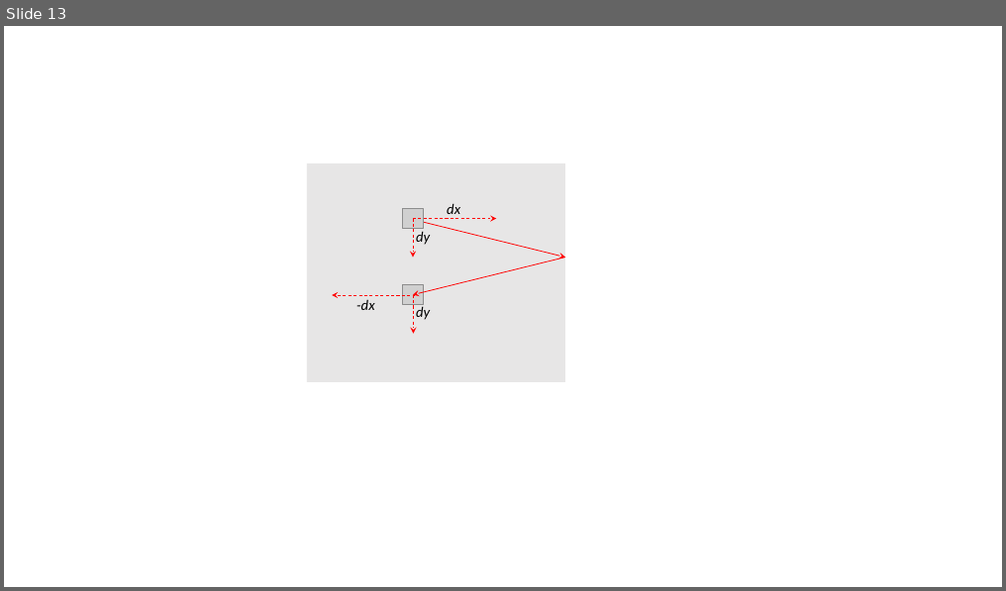
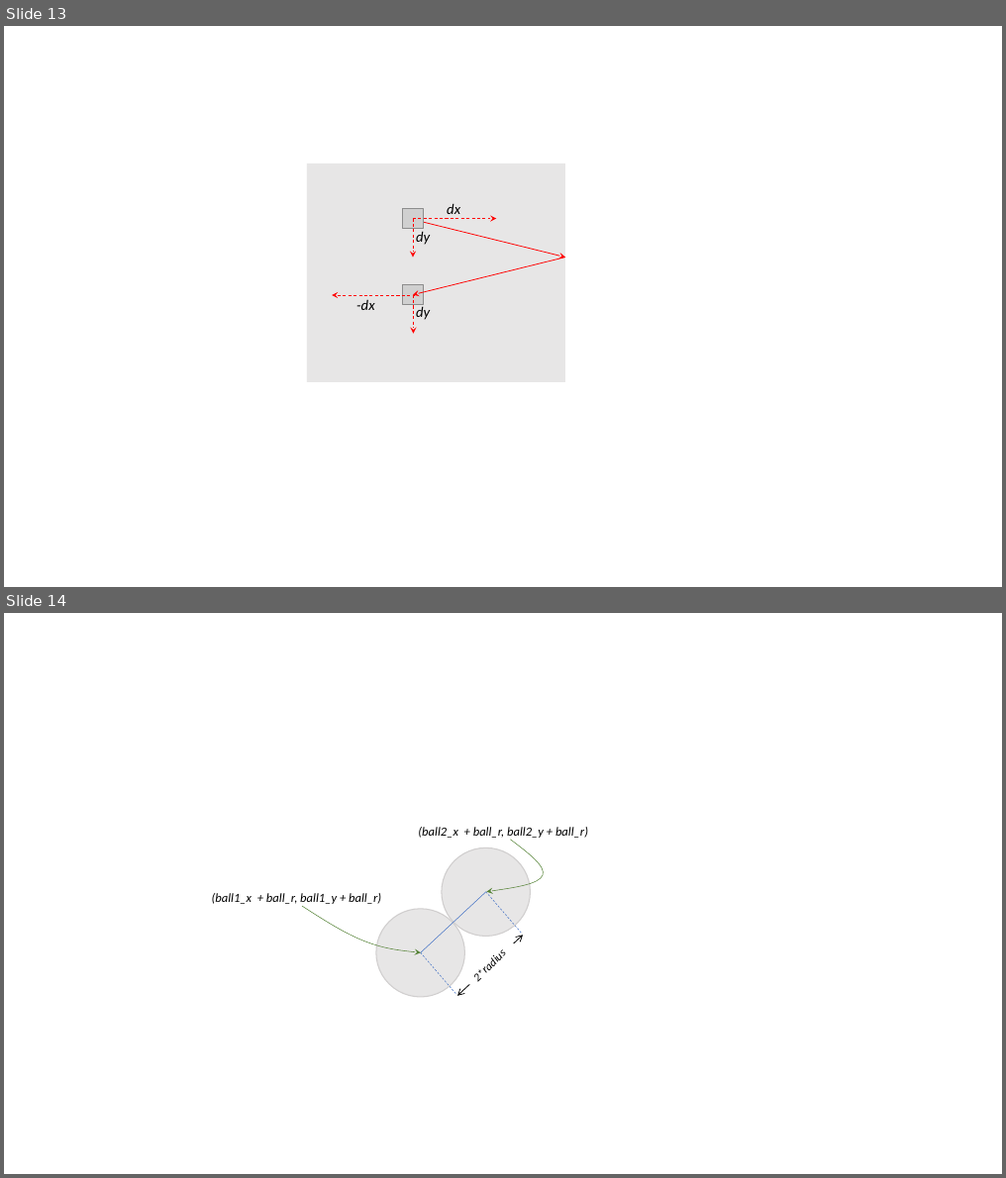
Before and after one commit to edharcourt/CS140, a slide deck: images/pygame_rect_window.pptx. Shown one above the other, each under a label of ours: slide 13 before the commit, slides 13 and 14 after it. The pictures are 1006x591 and 1006x1178 pixels, drawn with LibreOffice and Linux fonts; fonts in the diff are those of the drawing; grey boxes stand for pictures. Boxes give left, top, right and bottom in pixels: in the first picture for what was removed or moved away, otherwise in the second. Text is boxed around its words. In the diff, an @@ line names an element or a change of style, - is before the commit and + after.

```diff
--- a/images/pygame_rect_window.pptx
+++ b/images/pygame_rect_window.pptx
@@ slide 14 added at [4, 613, 1002, 1174], background #FFFFFF @@
@@ group added at [212, 827, 588, 997]: 3 lines, 2 ellipses, 2 texts, 2 freeform shapes, 1 double arrow, 1 rectangle @@
+2*radius
+(ball1_x + ball_r, ball1_y + ball_r)
+(ball2_x + ball_r, ball2_y + ball_r)
```
Also in this commit, not shown: 4 other files.
